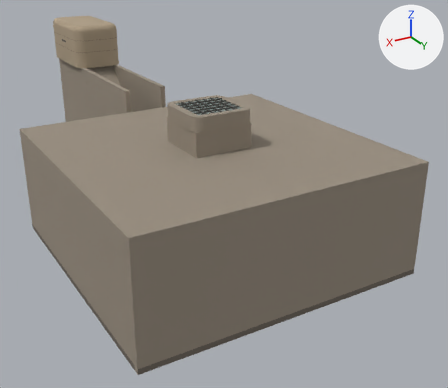
The glTF model public/models/base/bunker.glb: old version first, new version second.
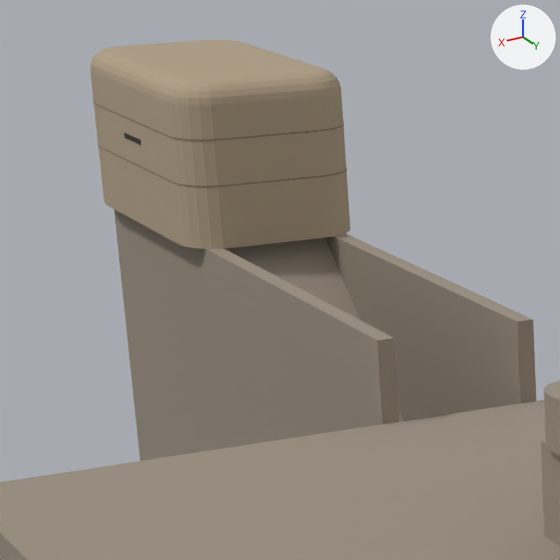
Each version is shown whole from a 50 mm camera at (16.2, 48.6, 9.4) aimed at (-3.1, 16.5, -6.7), then close up on the part from 7% to 38% of the width and 2% to 38% of the height. Lighting does not change. The marker at upper right points along +X, +Y and +Z. The first two pictures are the older version. Vertices at exactly the same position are counted once.

Names of what the first close-up shows: 'bunker', 'hut'.
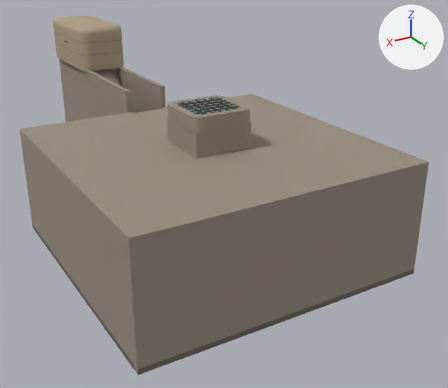
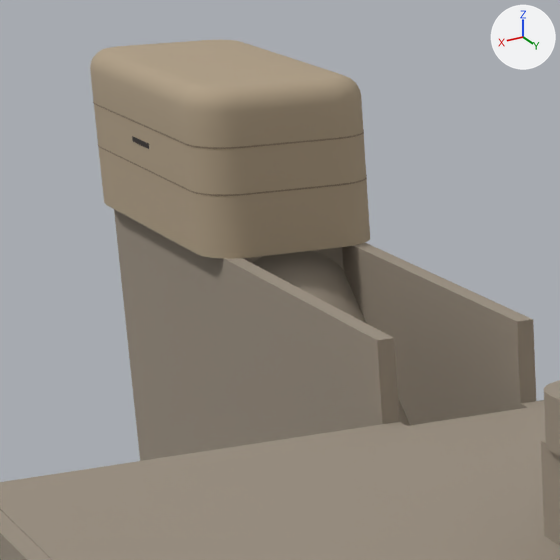
Changed parts and their boxes (x1, y1, x2, y2) in the close-ups (560 x 560 px; the box of a moved part takes in the faces that stretch with it):
part 1 of me_bunker, rebuilt
    before: (199, 238, 403, 441)
    after: (243, 247, 410, 426)
part 2 of me_bunker, deleted
    before: (401, 404, 528, 426)
part 3 of me_hut, moved or reshaped
    before: (124, 133, 141, 145)
    after: (132, 136, 149, 149)
part 4 of me_hut, moved or reshaped
    before: (121, 69, 350, 249)
    after: (121, 69, 370, 259)

Diff of the bpy script that builds the scene:
```diff
--- a/public/models/base/bunker.glb.py
+++ b/public/models/base/bunker.glb.py
@@ me_bunker @@
 # used by ob_bunker; location = (0.0, 0.0, 0.0)
-me_bunker.from_pydata(...)  # 814 vertices, 1256 faces; spans x -8.3..8.3, y -2.3..28.3, z -8.6..2.6
+me_bunker.from_pydata(...)  # 2302 vertices, 4148 faces; spans x -8.3..8.3, y -2.3..28.3, z -8.6..2.6
+# me_bunker part 1: the loose piece of 12 vertices spanning x -1.4..1.4, y 3.0..11.7, z -5.4..-0.3 is rebuilt with 1070 vertices and now spans x -1.4..1.4, y 4.0..12.0, z -5.8..2.3
+# me_bunker part 2: the loose piece of 8 vertices spanning x -1.1..1.1, y 11.7..12.0, z -5.4..-1.7 is deleted
+# other edits to the shape of me_bunker do not show in these pictures
 me_bunker.materials.append(mat_concrete)
@@ me_hut @@
 me_hut.from_pydata(...)  # 658 vertices, 1078 faces; spans x -1.8..1.8, y -2.6..21.8, z -0.3..2.8
 # used by ob_hut; location = (0.0, 0.0, 0.0)
+# me_hut part 3: the loose piece of 8 vertices spanning x 1.7, y 0.0..1.0, z 1.3..1.4 is moved by (0.0, 0.5, 0.0)
+# me_hut part 4: all 182 vertices in x -1.7..1.7, y 2.8..3.6, z -0.3..2.8 are moved by (0.0, 1.0, 0.0)
 me_hut.materials.append(mat_bunker)
```
